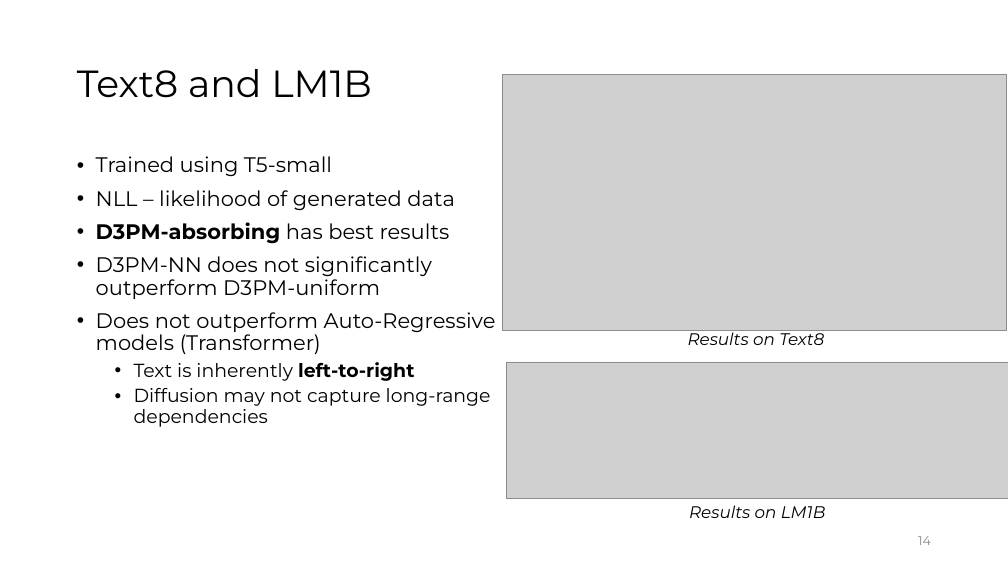
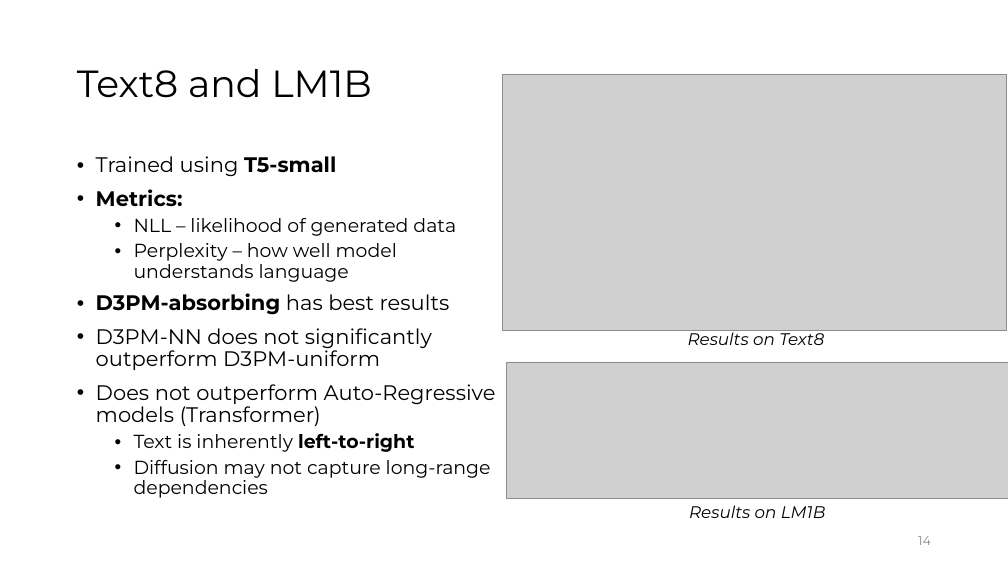
Before and after one commit to gadmiraal/Generative-AI-for-bio-molecule-design-notes, a slide deck: slide 14 of Master Thesis/student_session_2.pptx. Drawn at 1008x567 pixels with LibreOffice and Linux fonts; fonts in the diff are those of the drawing; grey boxes stand for pictures. Boxes give left, top, right and bottom in pixels: in the first picture for what was removed or moved away, otherwise in the second. Text is boxed around its words. In the diff, an @@ line names an element or a change of style, - is before the commit and + after.

```diff
--- a/Master Thesis/student_session_2.pptx
+++ b/Master Thesis/student_session_2.pptx
@@ text at (96, 156, 456, 236): bold on in "T5-small"; size 20 to 18 pt in "NLL – likelihood of generated data"; list level 1 to 2 in "NLL – likelihood of generated ..." @@
@@ text at (96, 189, 183, 206): paragraph added @@
+• Metrics:
@@ text at (134, 243, 397, 282): paragraph added @@
+  • Perplexity – how well model understands language
```
Also in this commit, not shown: 4 other slides changed, 4 other files.
